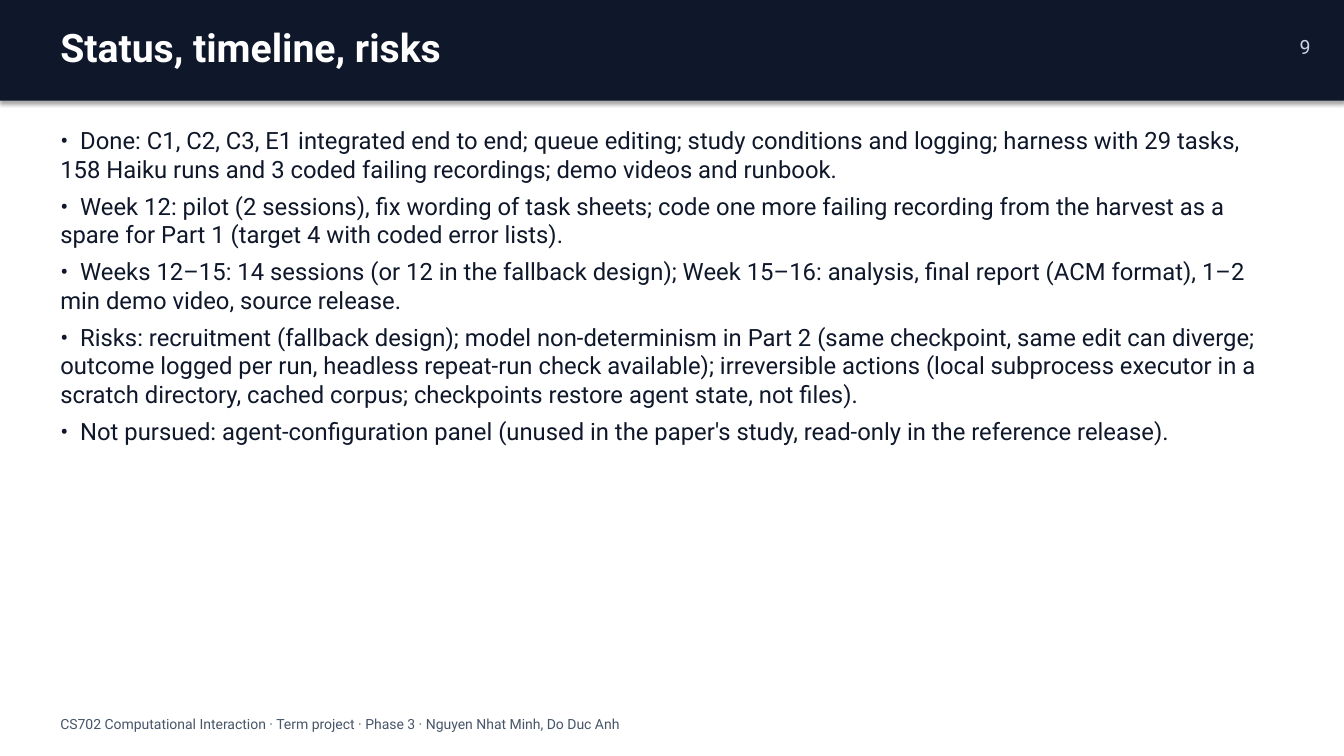
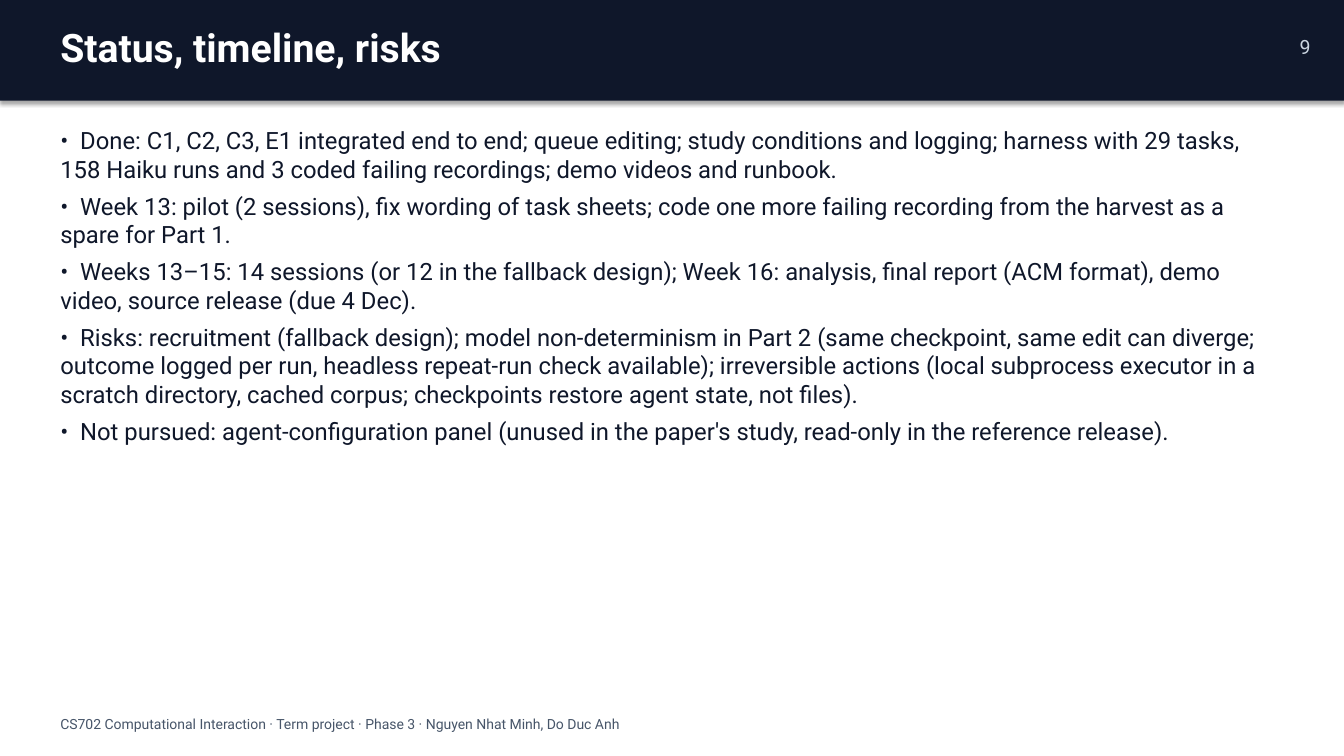
Before and after one commit to minhnn-tiny/CS702-G1-Comuputational-Interaction, a slide deck: slide 9 of term_project/phase3/slides/Phase3_Slides_Group_Nguyen_Do.pptx. Drawn at 1344x756 pixels with LibreOffice and Linux fonts; fonts in the diff are those of the drawing. Boxes give left, top, right and bottom in pixels: in the first picture for what was removed or moved away, otherwise in the second. Text is boxed around its words. In the diff, an @@ line names an element or a change of style, - is before the commit and + after.

Commit message:
Week 13 prep: slide status and timeline, participant roster, recruitment message, printable study packet

```diff
--- a/term_project/phase3/slides/Phase3_Slides_Group_Nguyen_Do.pptx
+++ b/term_project/phase3/slides/Phase3_Slides_Group_Nguyen_Do.pptx
@@ text at (x1=60, y1=196, x2=1224, y2=314): text changed @@
-• Week 12: pilot (2 sessions), fix wording of task sheets; code one more failing recording from the harvest as a spare for Part 1 (target 4 with coded error lists).
-• Weeks 12–15: 14 sessions (or 12 in the fallback design); Week 15–16: analysis, final report (ACM format), 1–2 min demo video, source release.
+• Week 13: pilot (2 sessions), fix wording of task sheets; code one more failing recording from the harvest as a spare for Part 1.
+• Weeks 13–15: 14 sessions (or 12 in the fallback design); Week 16: analysis, final report (ACM format), demo video, source release (due 4 Dec).
```
Also in this commit, not shown: 1 other slide changed, 6 other files.
